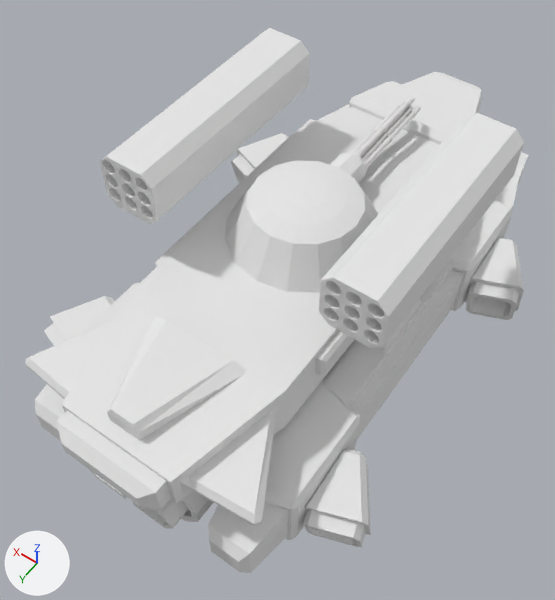
Two versions of the Blender file base/models/soldiers/ugv_phoenix/phoenix.blend, one commit apart.
Both versions are drawn from a camera (50 mm lens) standing at (-54.9, 86.8, 138.9) and looking at (0.4, 9.4, 17.3). Arrows for +X, +Y and +Z are at lower left; the lights stay in place.

Script lines for the objects in view, before the commit:
```python
me_polygon_default_d = bpy.data.meshes.new('Polygon_default_d')
me_polygon_default_d.from_pydata(...)  # 1199 vertices, 1295 faces; spans x -38.3..38.1, y -59.3..66.1, z 0.0..40.5
me_polygon_default_d.materials.append(mat_default_1_001)  # its picture is missing
me_polygon_default_d_002 = bpy.data.meshes.new('Polygon_default_d.002')
me_polygon_default_d_002.from_pydata(...)  # 320 vertices, 396 faces; spans x -29.0..28.8, y -22.3..25.1, z 38.7..50.6
me_polygon_default_d_002.materials.append(mat_default2)  # its picture is missing
ob_polygon_default_d = bpy.data.objects.new('Polygon_default_d', me_polygon_default_d)
ob_polygon_default_d.location = (0.0, 0.0, 0.0)
ob_polygon_default_d.rotation_euler = (0.0, 0.0, 3.142)  # degrees (0, 0, 180)
ob_polygon_default_d_002 = bpy.data.objects.new('Polygon_default_d.002', me_polygon_default_d_002)
ob_polygon_default_d_002.location = (0.0, 0.0, 0.0)
ob_polygon_default_d_002.rotation_euler = (0.0, 0.0, 3.142)  # degrees (0, 0, 180)
```
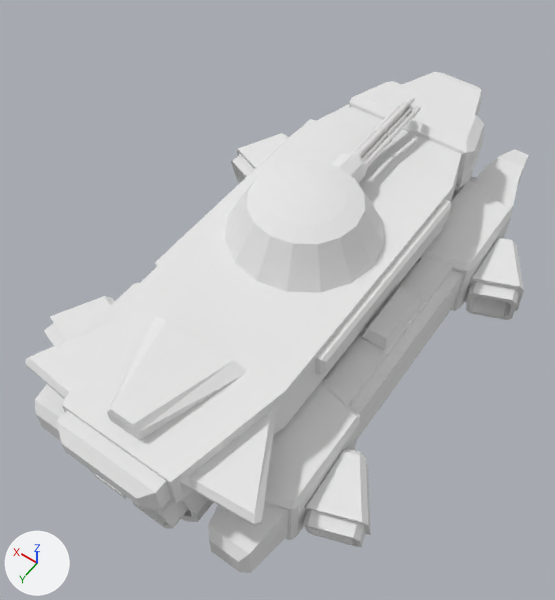
Pixel boxes (x1, y1, x2, y2) of what changed, in the pictures (555 x 600 px):
'Polygon_default_d.002', hidden: before (100, 28, 524, 348)

The change in detail:
Object 'Polygon_default_d.002' (ob_polygon_default_d_002) is now hidden.
